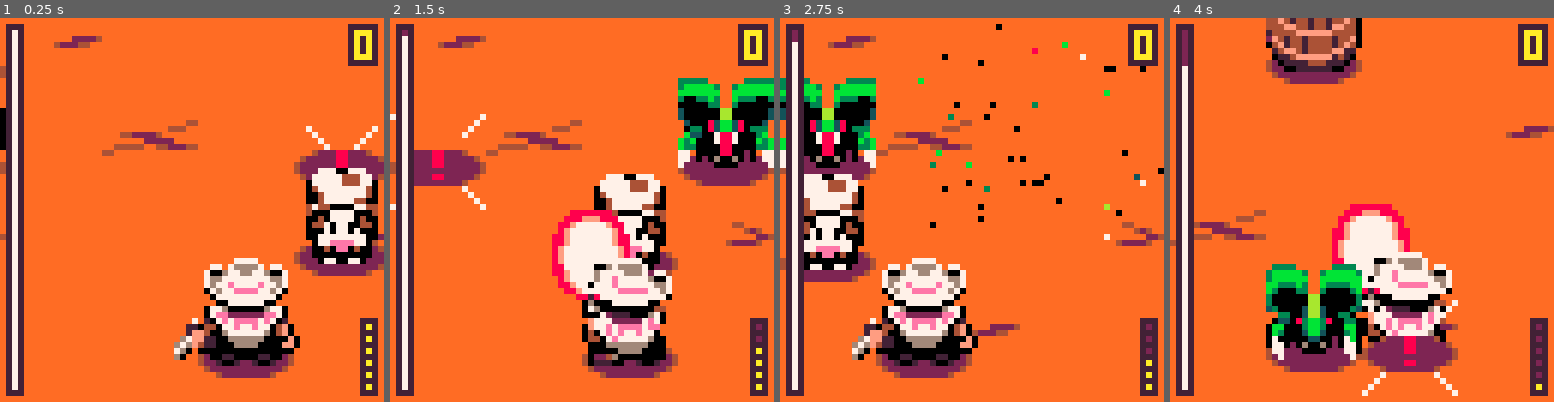
Above: before the commit, frames 1-4 (left to right).
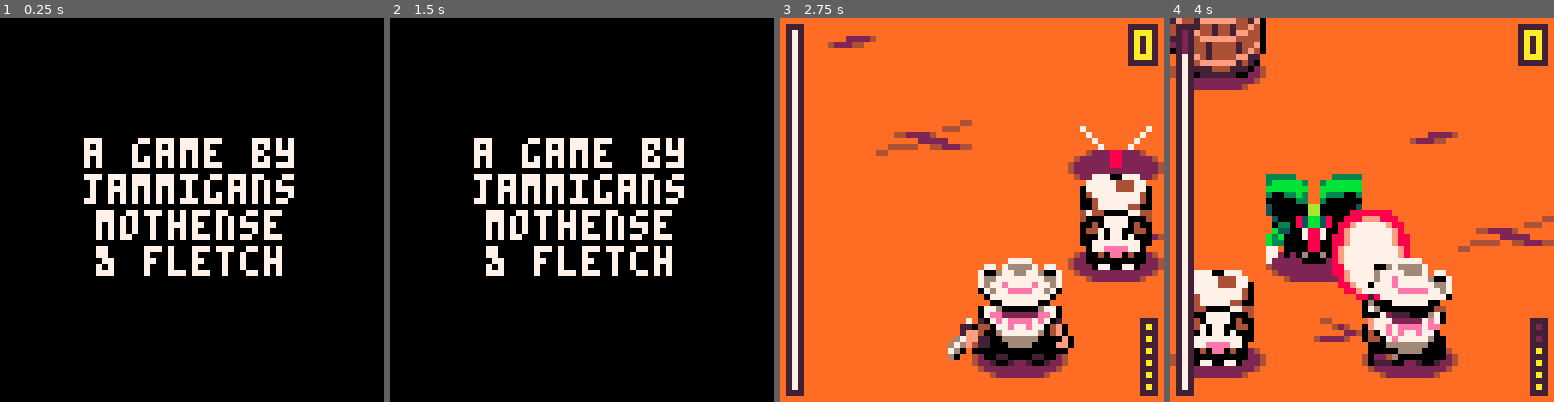
Above: after the commit, the same moments.

Repository: david-fletcher/lowrezjam2023
Game: PICO-8 cartridge lowrezjam2023.p8
Two runs of this game, one before a commit and one after it. Both use one fixed random seed, a clock stepped at 60 frames per second and the inputs below.
Inputs:
- Up to frame 1 (0.25 s): no input
- Up to frame 2 (1.5 s): tap O (Z key) at 0.33, 0.7, 1.43 s; tap X (X key) at 1.07 s
- Up to frame 3 (2.75 s): hold Left 1.97-2.37 s; tap X (X key) at 2.07, 2.4, 2.73 s; tap O (Z key) at 2.22 s; hold Down from 2.42 s (still down)
- Up to frame 4 (4 s): release Down at 2.82 s; hold Right 2.87-3.53 s; tap X (X key) at 3.07, 3.4, 3.73 s; tap O (Z key) at 3.1, 3.98 s; hold Up from 3.58 s (still down)

The runs differ from the first frame. In frame 1, 96% of the frame differs, in the area x 0-100%, y 0-100%; in frame 2, 94%; in frame 3, 31%; in frame 4, 31%.

Commit message:
MUSIC BABY

Diff:
--- a/lowrezjam2023.p8
+++ b/lowrezjam2023.p8
@@ -2,7 +2,7 @@
 version 41
 __lua__
 -- canyon crisis
--- jammigans and fletch
+-- jammigans, mothense and fletch
 -- made for #lowrezjam 2023
 
 -- g_ for globals
@@ -14,6 +14,7 @@
 local g_current_state = nil
 local g_debug = {false, false, false} -- 1 is CPU usage, 2 is player movement, 3 is length of particle
 local g_muted = false
+local g_music_playing = false
 
 -- magic numbers
 local k_left = 0
@@ -53,7 +54,7 @@
  pal({[0]=0,131,2,3,4,130,134,7,8,137,10,11,138,139,14,143},1)
 
  -- TODO: turn back to g_game_states.e_splash before release!
- g_current_state = g_game_states.e_loading
+ g_current_state = g_game_states.e_splash
 end
 
 local s = 8
@@ -122,6 +123,11 @@
  end
 
  g_splash.cur_frame += 1
+
+ if (g_music_playing == false and g_splash.cur_frame >= 113) then
+  music(0, 300, 0b1001)
+  g_music_playing = true
+ end
 
  if (g_splash.cur_frame > g_splash.last_frame) then
   g_current_state = g_game_states.e_menu
Not shown, changed: the music (__music__) section of lowrezjam2023.p8
Not shown, changed: the sound effects (__sfx__) section of lowrezjam2023.p8
Not shown, added: canyoncrossing.wav
